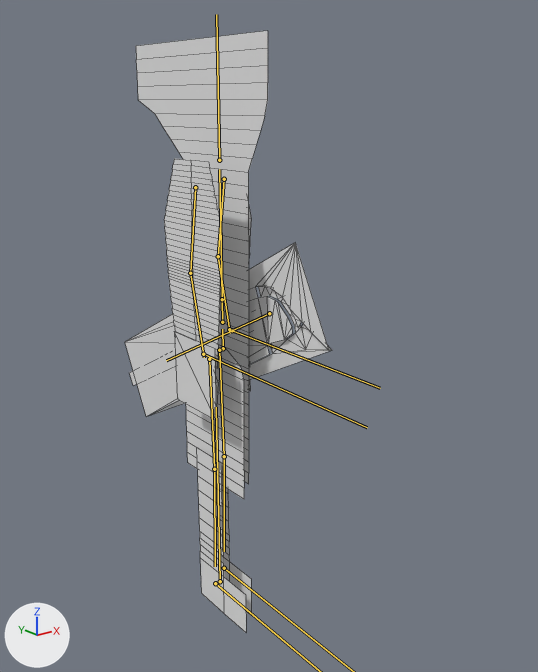
A saved change to the FBX model unity-bloodiro/Assets/bloodiro/Models/Humans/Swordsman/SwordsMan.fbx.
Camera for both pictures: a 50 mm lens placed at (-1.82, -2.67, 2.3), pointed at (0.15, -0.2, 1.32). The axes (+X, +Y, +Z) are drawn at lower left. The lights are the same throughout. The bones that bend it are drawn over the model as lines. Mesh edges are drawn as thin lines.

Objects in the first picture: 'Swordsman.021'.
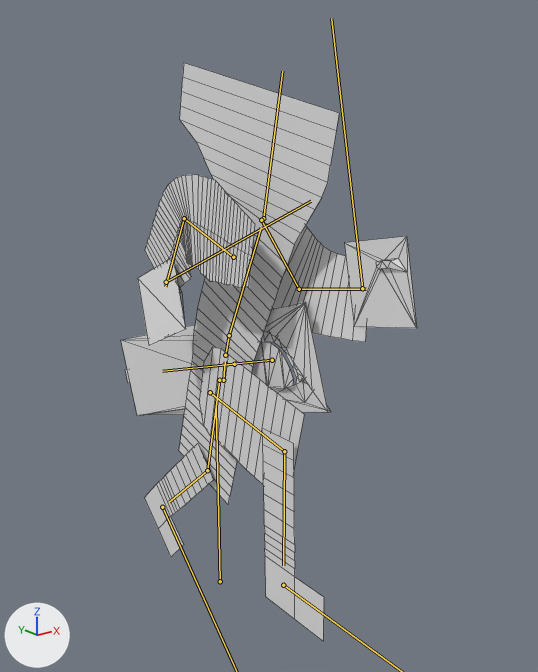
The newer file adds an action. The first version stands in its rest pose; the second is drawn at frame 31 of the action 'SwordsmanArmature.001|Run'.

The change in detail:
Bone 'Spine1' (bone_spine1) moves from (0.0, 0.0, 0.0) to (0.0, -0.149, 0.0).
Bone 'Spine1' (bone_spine1) turns from (0, 0, 0) to (9, 0, 0) degrees about its own x, y and z.
Bone 'Spine1.001' (bone_spine1_001) turns from (0, 0, 0) to (7, 0, 0) degrees about its own x, y and z.
Bone 'Spine1.002' (bone_spine1_002) turns from (0, 0, 0) to (9, 0, 0) degrees about its own x, y and z.
Bone 'Head' (bone_head) turns from (0, 0, 0) to (-13, 0, 0) degrees about its own x, y and z.
Bone 'arm L' (bone_arm_l) turns from (0, 0, 0) to (-80, 2, 6) degrees about its own x, y and z.
Bone 'fore L' (bone_fore_l) turns from (0, 0, 0) to (-31, 0, 0) degrees about its own x, y and z.
Bone 'arm L.001' (bone_arm_l_001) turns from (0, 0, 0) to (74, 0, 0) degrees about its own x, y and z.
Bone 'fore L.001' (bone_fore_l_001) turns from (0, 0, 0) to (-57, 0, 0) degrees about its own x, y and z.
Bone 'Leg L' (bone_leg_l) turns from (0, 0, 0) to (7, 0, 0) degrees about its own x, y and z.
Bone 'shin L' (bone_shin_l) turns from (0, 0, 0) to (31, 0, 0) degrees about its own x, y and z.
Bone 'Leg L.001' (bone_leg_l_001) turns from (0, 0, 0) to (-87, 0, 0) degrees about its own x, y and z.
Bone 'shin L.001' (bone_shin_l_001) turns from (0, 0, 0) to (77, 0, 0) degrees about its own x, y and z.
Bone 'Foot L ik target' (bone_foot_l_ik_target) moves from (0.0, 0.0, 0.0) to (0.0, -0.582, -0.076).
Bone 'Foot L ik target' (bone_foot_l_ik_target) turns from (0, 0, 0) to (43, 0, 0) degrees about its own x, y and z.
Bone 'Foot L ik target.001' (bone_foot_l_ik_target_001) moves from (0.0, 0.0, 0.0) to (0.0, 0.507, -0.277).
Bone 'Foot L ik target.001' (bone_foot_l_ik_target_001) turns from (0, 0, 0) to (-1, 0, 0) degrees about its own x, y and z.
Bone 'hand ik target' (bone_hand_ik_target) moves from (0.0, 0.0, 0.0) to (0.0, 0.841, -0.357).
Bone 'hand ik target' (bone_hand_ik_target) turns from (0, 0, 0) to (-102, 0, 0) degrees about its own x, y and z.
Bone 'hand ik target.001' (bone_hand_ik_target_001) moves from (0.0, 0.0, 0.0) to (0.0, -0.279, -0.257).
Bone 'hand ik target.001' (bone_hand_ik_target_001) turns from (0, 0, 0) to (-27, -9, -1) degrees about its own x, y and z.
Bone 'Sword' (bone_sword) moves from (0.0, 0.0, 0.0) to (-0.011, 0.062, -0.184).
Bone 'Sword' (bone_sword) turns from (0, 0, 0) to (9, 0, 0) degrees about its own x, y and z.

Where the change shows, as pixel boxes (x1, y1, x2, y2) in the pictures (538 x 672 px):
'Swordsman.021', posed (43% wider): before (125, 31, 332, 632); after (121, 63, 417, 641)
bone 'Spine1', root to tip: before (223, 348) to (222, 329); after (223, 380) to (225, 361)
bone 'Spine1.001', root to tip: before (222, 322) to (222, 299); after (225, 355) to (229, 335)
bone 'Spine1.002', root to tip: before (222, 299) to (219, 169); after (229, 335) to (261, 227)
bone 'Head', root to tip: before (219, 160) to (216, 14); after (263, 218) to (282, 71)
bone 'arm L', root to tip: before (224, 179) to (218, 256); after (261, 220) to (299, 289)
bone 'fore L', root to tip: before (218, 256) to (230, 333); after (299, 289) to (366, 289)
bone 'arm L.001', root to tip: before (195, 187) to (190, 273); after (233, 257) to (184, 218)
bone 'fore L.001', root to tip: before (190, 273) to (204, 357); after (184, 218) to (165, 286)
bone 'Leg L', root to tip: before (219, 350) to (224, 456); after (219, 380) to (207, 470)
bone 'shin L', root to tip: before (224, 456) to (224, 551); after (207, 470) to (169, 502)
bone 'Leg L.001', root to tip: before (209, 359) to (214, 469); after (210, 392) to (284, 451)
bone 'shin L.001', root to tip: before (214, 469) to (215, 566); after (284, 451) to (283, 565)
bone 'hand ik target', root to tip: before (229, 329) to (380, 388); after (362, 288) to (331, 18)
bone 'hand ik target.001', root to tip: before (203, 354) to (367, 427); after (166, 282) to (311, 201)
bone 'Sword', root to tip: before (269, 313) to (166, 360); after (272, 360) to (162, 371)
